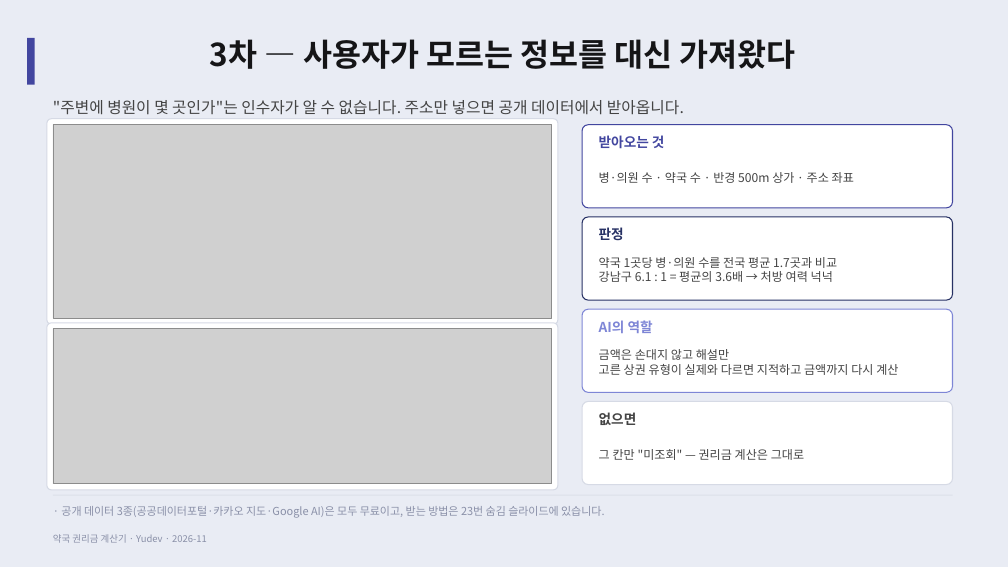
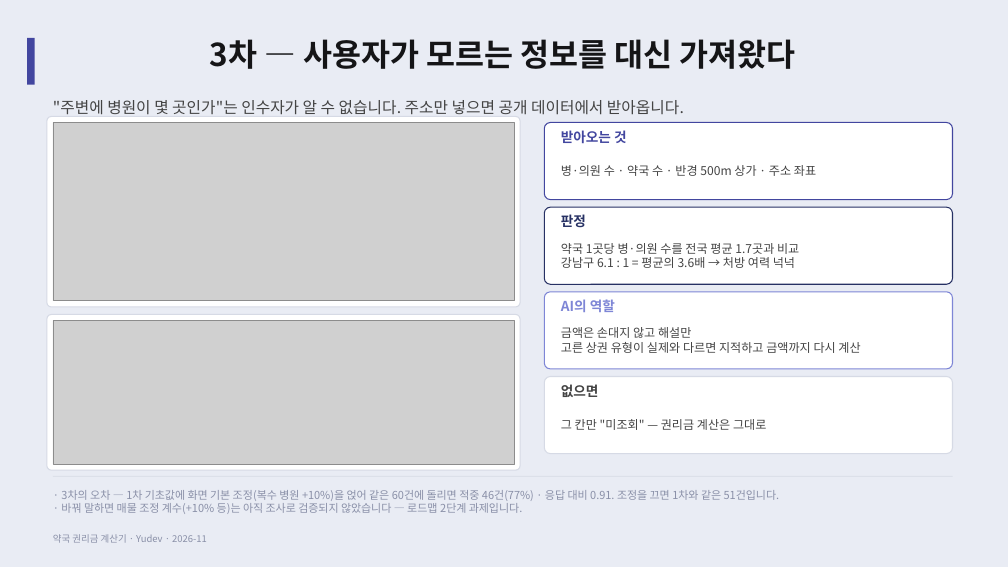
Before and after one commit to YUSEONCHUN/calculating, a slide deck: slide 16 of doc/slides/권리금계산기_프로젝트.pptx. Drawn at 1008x567 pixels with LibreOffice and Linux fonts; fonts in the diff are those of the drawing; grey boxes stand for pictures. Boxes give left, top, right and bottom in pixels: in the first picture for what was removed or moved away, otherwise in the second. Text is boxed around its words. In the diff, an @@ line names an element or a change of style, - is before the commit and + after.

```diff
--- a/doc/slides/권리금계산기_프로젝트.pptx
+++ b/doc/slides/권리금계산기_프로젝트.pptx
@@ rounded rectangle resized from (x1=47, y1=119, x2=558, y2=324) to (x1=47, y1=116, x2=520, y2=307) @@
@@ picture resized from (x1=53, y1=125, x2=552, y2=318) to (x1=53, y1=123, x2=514, y2=301) @@
@@ rounded rectangle resized from (x1=582, y1=125, x2=953, y2=208) to (x1=544, y1=123, x2=953, y2=200) @@
@@ text "받아오는 것" moved from (x1=599, y1=135, x2=665, y2=149) to (x1=561, y1=130, x2=627, y2=144) @@
@@ text "병·의원 수 · 약국 수 ..." moved from (x1=599, y1=172, x2=854, y2=183) to (x1=561, y1=165, x2=816, y2=176) @@
@@ rounded rectangle resized from (x1=582, y1=217, x2=953, y2=300) to (x1=544, y1=207, x2=953, y2=284) @@
@@ text "판정" moved from (x1=599, y1=227, x2=624, y2=241) to (x1=561, y1=214, x2=586, y2=227) @@
@@ text "약국 1곳당 병·의원 수를 전국 ..." moved from (x1=599, y1=257, x2=837, y2=282) to (x1=561, y1=243, x2=799, y2=268) @@
@@ rounded rectangle resized from (x1=582, y1=309, x2=953, y2=392) to (x1=544, y1=292, x2=953, y2=369) @@
@@ text "AI의 역할" moved from (x1=599, y1=320, x2=653, y2=333) to (x1=561, y1=299, x2=615, y2=312) @@
@@ rounded rectangle resized from (x1=47, y1=323, x2=558, y2=490) to (x1=47, y1=315, x2=520, y2=470) @@
@@ picture resized from (x1=53, y1=329, x2=552, y2=484) to (x1=53, y1=321, x2=514, y2=464) @@
@@ text "금액은 손대지 않고 해설만" moved from (x1=599, y1=349, x2=898, y2=375) to (x1=561, y1=327, x2=860, y2=353) @@
@@ proportions changed in 6 elements at (x1=544, y1=123, x2=953, y2=200), (x1=47, y1=116, x2=520, y2=307), (x1=47, y1=315, x2=520, y2=470), (x1=544, y1=207, x2=953, y2=284), (x1=544, y1=292, x2=953, y2=369), (x1=544, y1=377, x2=953, y2=454) @@
@@ rounded rectangle resized from (x1=582, y1=402, x2=953, y2=485) to (x1=544, y1=377, x2=953, y2=454) @@
@@ text "없으면" moved from (x1=599, y1=412, x2=637, y2=425) to (x1=561, y1=384, x2=599, y2=397) @@
@@ text "그 칸만 "미조회" — 권리금 ..." moved from (x1=599, y1=449, x2=804, y2=460) to (x1=561, y1=419, x2=766, y2=430) @@
@@ line moved from (53, 495) - (953, 495) to (53, 476) - (953, 476) @@
@@ text at (x1=61, y1=490, x2=780, y2=514): text changed @@
-· 공개 데이터 3종(공공데이터포털·카카오 지도·Google AI)은 모두 무료이고, 받는 방법은 23번 숨김 슬라이드에 있습니다.
+· 3차의 오차 — 1차 기초값에 화면 기본 조정(복수 병원 +10%)을 얹어 같은 60건에 돌리면 적중 46건(77%) · 응답 대비 0.91. 조정을 끄면 1차와 같은 51건입니다.
+· 바꿔 말하면 매물 조정 계수(+10% 등)는 아직 조사로 검증되지 않았습니다 — 로드맵 2단계 과제입니다.
```
Also in this commit, not shown: 1 other slide changed, 7 other files.
